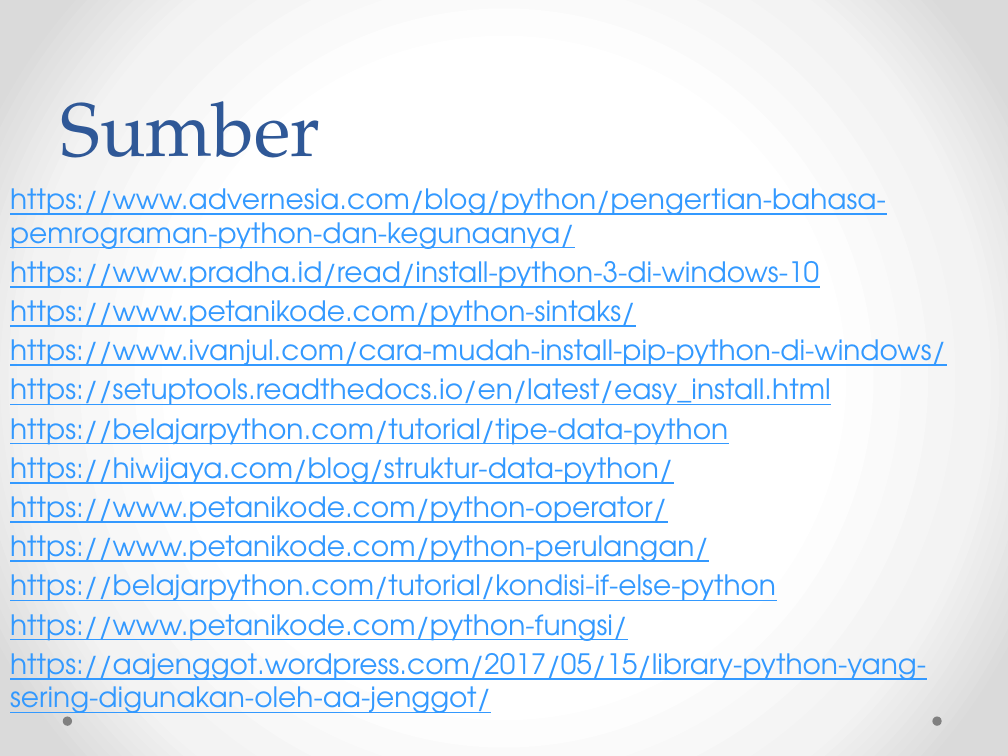
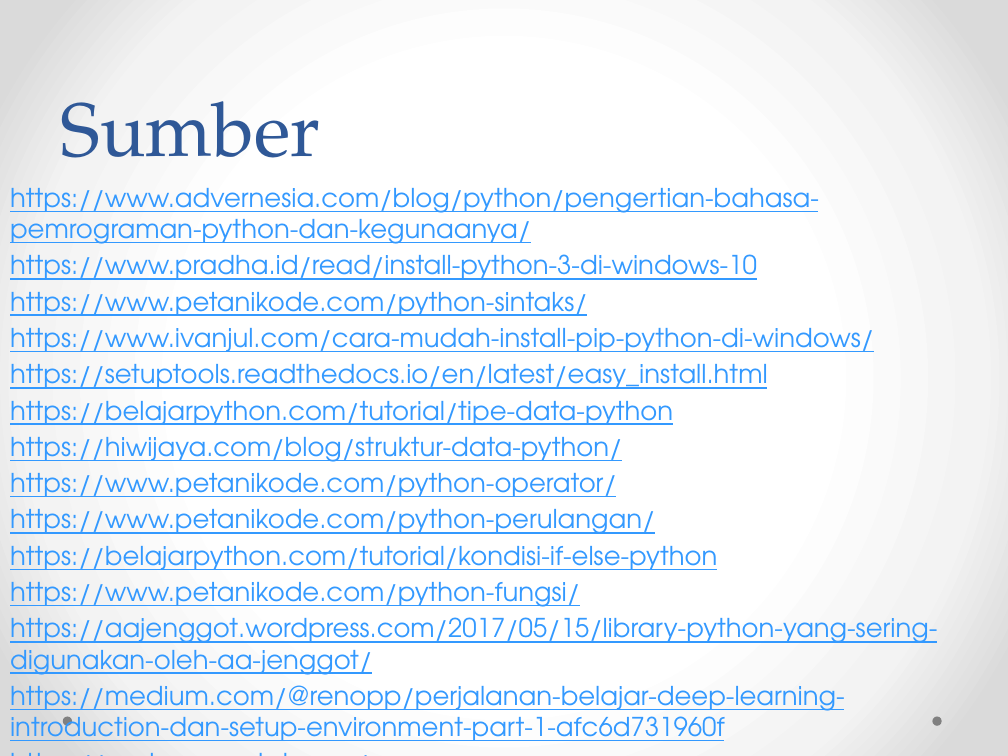
Before and after one commit to Abaljerind/Pengantar-Deep-Learning, a slide deck: slide 27 of Tugas Pertama/Tugas Pertama AbalJerind Pengantar Deep Learning.pptx (slide 25 before the commit). Drawn at 1008x756 pixels with LibreOffice and Linux fonts; fonts in the diff are those of the drawing. Boxes give left, top, right and bottom in pixels: in the first picture for what was removed or moved away, otherwise in the second. Text is boxed around its words. In the diff, an @@ line names an element or a change of style, - is before the commit and + after.

Commit message:
menambahkan jupyter dan seaborn

```diff
--- a/Tugas Pertama/Tugas Pertama AbalJerind Pengantar Deep Learning.pptx
+++ b/Tugas Pertama/Tugas Pertama AbalJerind Pengantar Deep Learning.pptx
@@ text at (10,187,937,675): size 20 to 18.5 pt in "https://www.advernesia.com/blog/python/pengertian-bahasa-pem ...", "https://www.pradha.id/read/install-python-3-di-windows-10", "https://www.petanikode.com/python-sintaks/", "https://www.ivanjul.com/cara-mudah-install-pip-python-di-win ..." and 8 more places @@
@@ text at (10,685,845,741): paragraphs added @@
+https://medium.com/@renopp/perjalanan-belajar-deep-learning-introduction-dan-setup-environment-part-1-afc6d731960f
+https://seaborn.pydata.org/
```
Also in this commit, not shown: 2 slides added.
